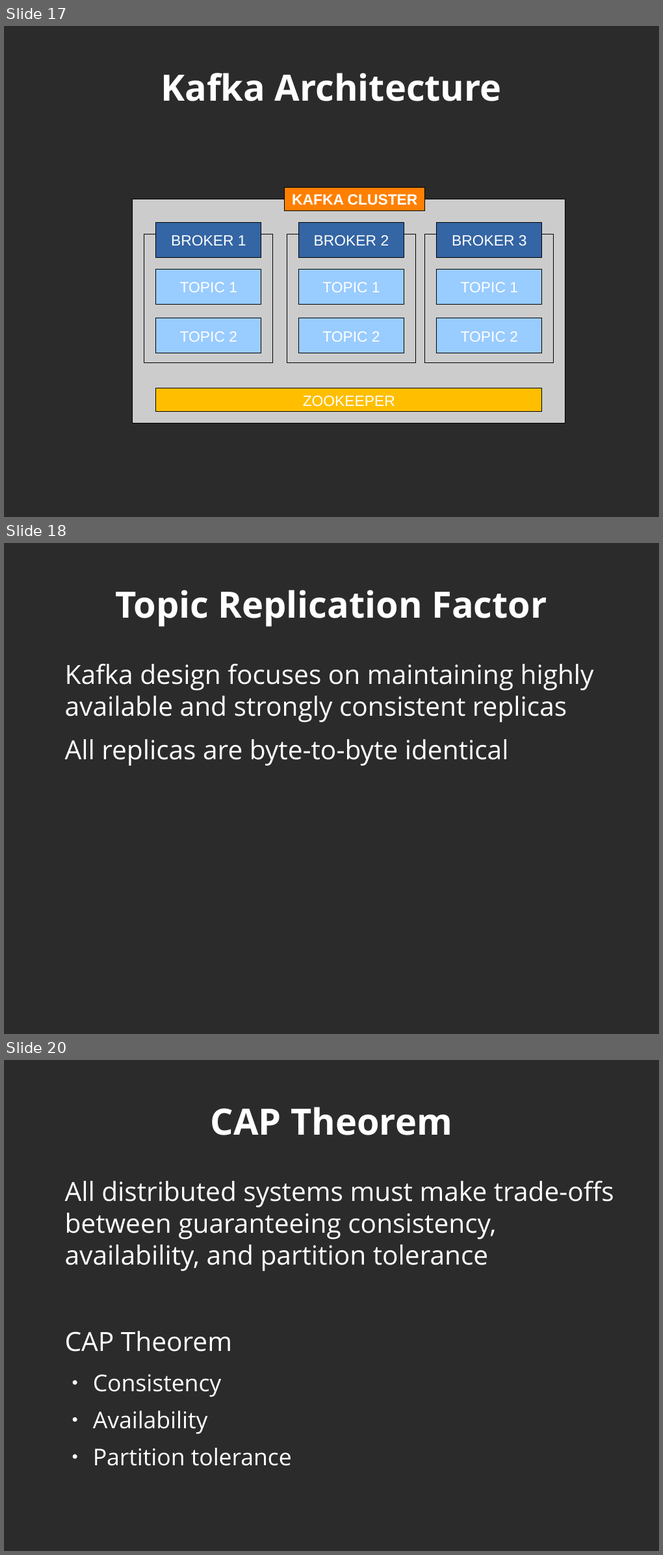
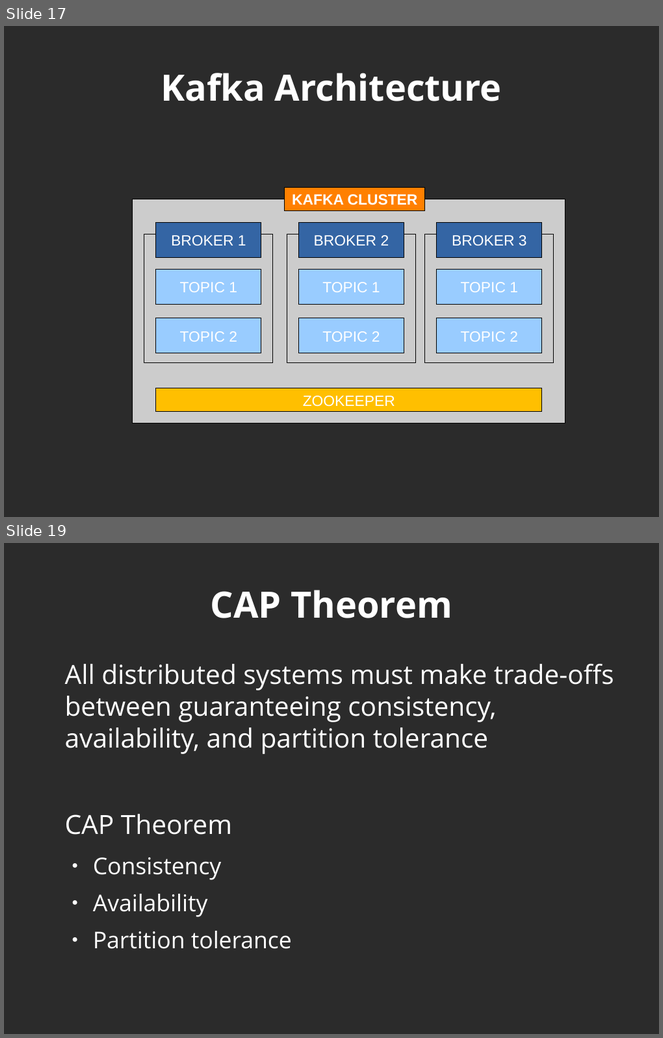
Before and after one commit to javicacheiro/pyspark_course, a slide deck: supplementary/kafka/unit_1_basic_concepts.odp. Shown one above the other, each under a label of ours: slides 17, 18 and 20 before the commit, slides 17 and 19 after it; the slides between them are not shown. The pictures are 663x1555 and 663x1038 pixels, drawn with LibreOffice and Linux fonts; fonts in the diff are those of the drawing; background and template pictures are left out; a plain dark background stands for a picture behind light text. Boxes give left, top, right and bottom in pixels: in the first picture for what was removed or moved away, otherwise in the second. Text is boxed around its words. In the diff, an @@ line names an element or a change of style, - is before the commit and + after.

```diff
--- a/supplementary/kafka/unit_1_basic_concepts.odp
+++ b/supplementary/kafka/unit_1_basic_concepts.odp
@@ slide 18 removed at (4, 543, 659, 1034), background picture (left out) @@
@@ title removed at (115, 590, 547, 627) @@
-Topic Replication Factor
@@ text removed at (65, 664, 594, 766) @@
-Kafka design focuses on maintaining highly available and strongly consistent replicas
-All replicas are byte-to-byte identical
@@ what was slide 20 is now slide 19 @@
```
Also in this commit, not shown: 8 slides changed, 2 other files.
